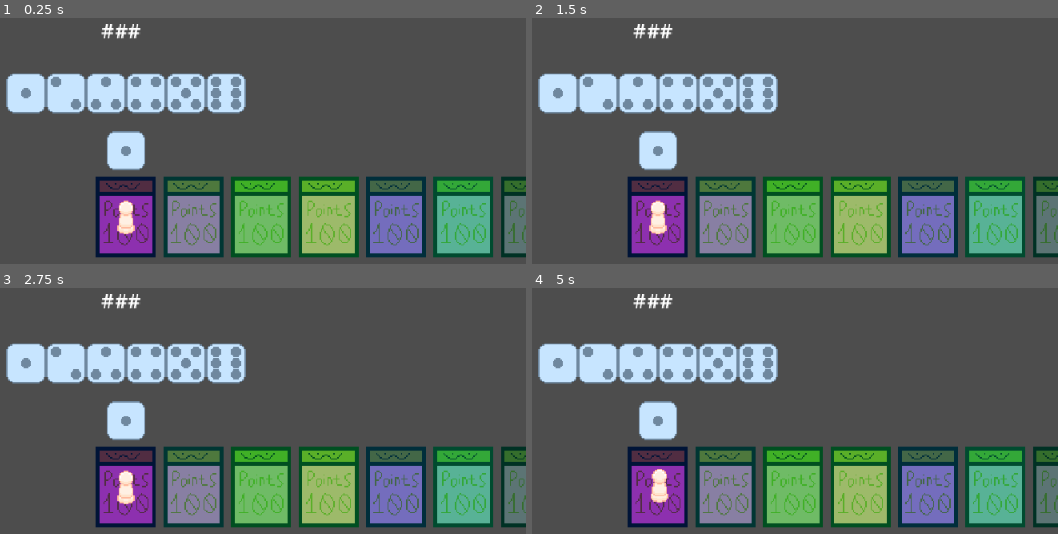
Above: before the commit, frames 1-4 (two rows, left to right).
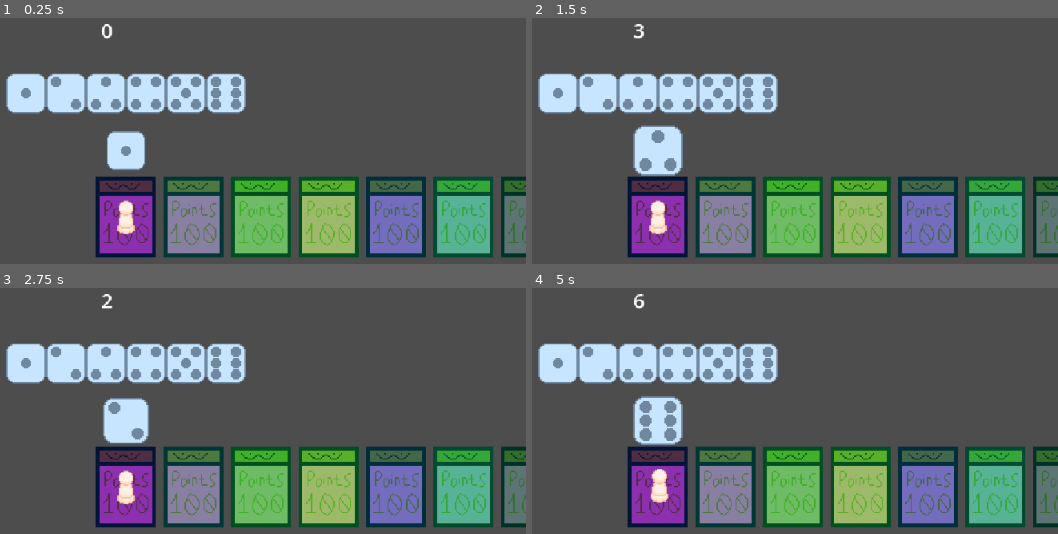
Above: after the commit, the same moments.

Repository: EnderS4m/SmorgasBoard
Game: Godot game, scene res://scenes/Main.tscn
Same seed, same stepped clock (60 frames per second), same inputs: the game is played once before the commit and once after it.
Inputs (mouse positions are in pixels of both pictures, inside the frame that each line leads up to):
- Up to frame 1 (0.25 s): no input
- Up to frame 2 (1.5 s): click (658, 94) at 0.5 s; click (658, 94) at 1.25 s
- Up to frame 3 (2.75 s): click (126, 364) at 2 s
- Up to frame 4 (5 s): drag from (658, 487) to (994, 494) at 2.77 s; drag from (658, 310) to (994, 494) at 3.52 s; move the mouse to (737, 388) at 4.27 s; click (737, 388) at 4.35 s

The runs differ from the first frame. In frame 1, 0.3% of the frame differs, in the area x 19-27%, y 2-9%; in frame 2, 1.5%; in frame 3, 1.1%; in frame 4, 1.7%, in the area x 19-29%, y 2-64%.

Commit message:
Let's go gambling
The dice can roll now. That's about it, really.

Diff:
--- a/scenes/delete_this_later.gd
+++ b/scenes/delete_this_later.gd
@@ -7,9 +7,8 @@
 
 
 # Called every frame. 'delta' is the elapsed time since the previous frame.
-func _process(delta):
+func _process(_delta):
 	pass
-
 
 func _on_dice_dice_result(value):
 	self.text = str(value)
--- a/scripts/entity/dice.gd
+++ b/scripts/entity/dice.gd
@@ -32,17 +32,17 @@
 var waiting: bool = false
 
 func _ready():
+	dice_result.emit(result)
 	curState = state.IDLE
 
 func _process(delta):
 	if curState == state.IDLE:
 		idle(1)
-	if curState == state.ROLLING:
-		dice.stop()
 	scaleEffect(delta)
 
 func _on_frame_changed():
 	result = dice.get_frame() + 1
+	progress = 1
 	dice_result.emit(result)
 
 func scaleEffect(delta):
@@ -56,15 +56,29 @@
 	if !waiting:
 		progress = 1
 		waiting = true
-		dice.frame = randi_range(0,5)
+		diceFrameChange()
 		await get_tree().create_timer(delay).timeout
 		waiting = false
 
-# TODO: Dice starts out rolling super fast and then slows down.
+# Dice starts out rolling super fast and then slows down.
 # When dice rolling is fully slowed down, switch to the RESULT state, and
 # stand by for further instructions
 func _on_roll_dice():
+	var rollFrames: int = 250
+	var rollFramesMod: float = 1.0
+
 	curState = state.ROLLING
-	for i in range(0,10):
-		print(i)
-		await get_tree().create_timer(1).timeout
+	while rollFrames > 0:
+		rollFrames -= 1
+
+		if rollFrames % int(floor(rollFramesMod)) == 0:
+			progress = 1
+			diceFrameChange()
+			rollFramesMod += 0.25
+
+		await get_tree().create_timer(0.025).timeout
+
+	curState = state.RESULT
+
+func diceFrameChange():
+	dice.frame = randi_range(0,5)
